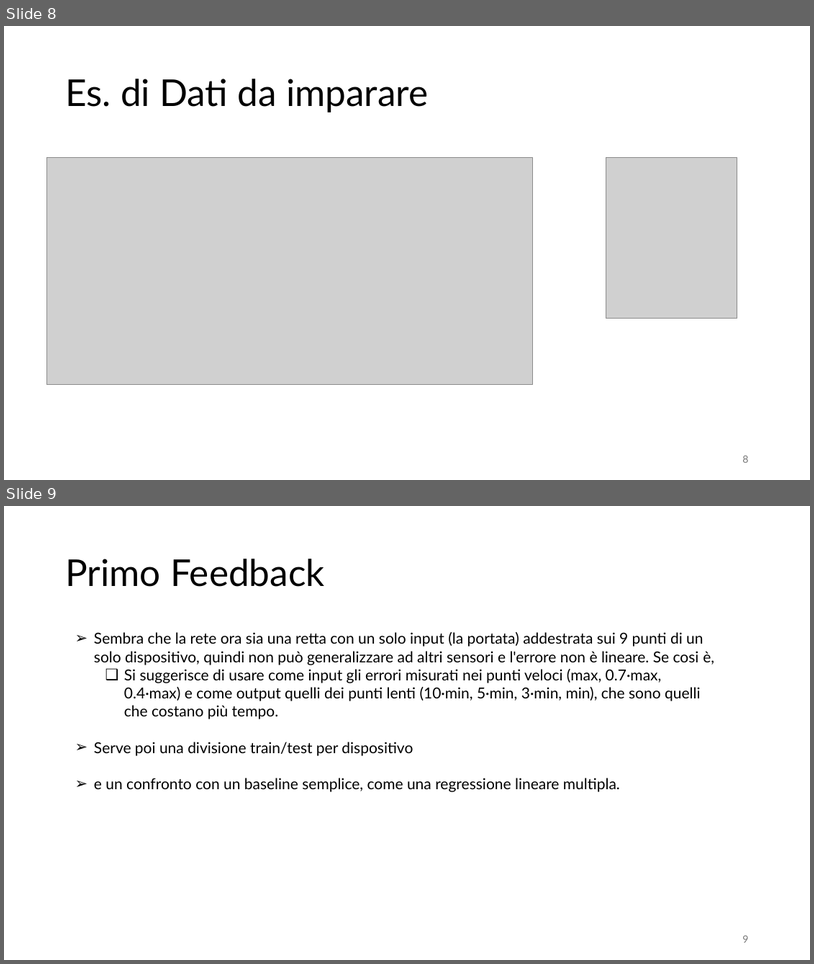
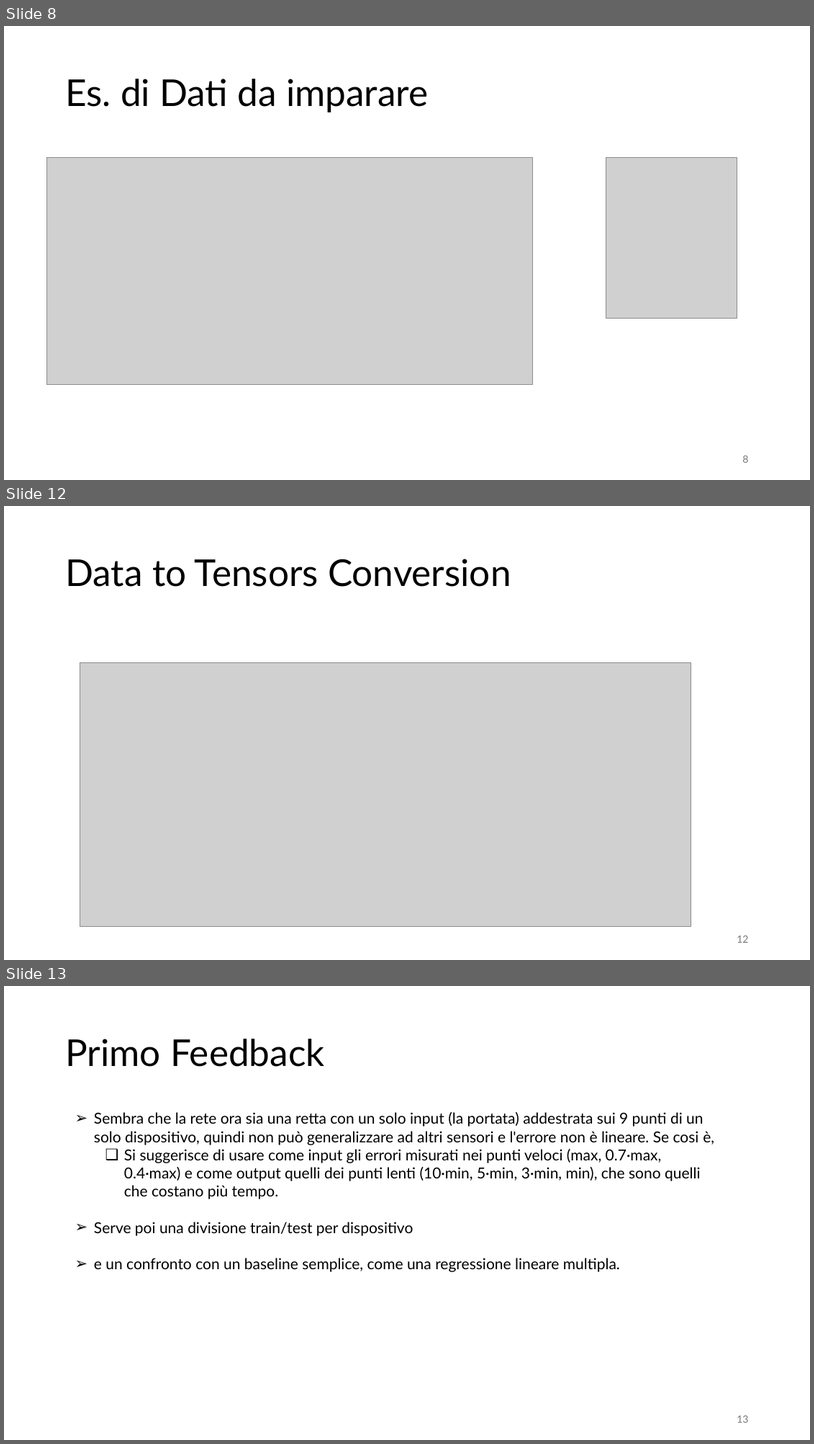
Before and after one commit to dringricciardi/Scuola2026, a slide deck: scuola2026.pptx. Shown one above the other, each under a label of ours: slides 8 and 9 before the commit, slides 8, 12 and 13 after it; the slides between them are not shown. The pictures are 814x964 and 814x1444 pixels, drawn with LibreOffice and Linux fonts; fonts in the diff are those of the drawing; grey boxes stand for pictures. Boxes give left, top, right and bottom in pixels: in the first picture for what was removed or moved away, otherwise in the second. Text is boxed around its words. In the diff, an @@ line names an element or a change of style, - is before the commit and + after.

```diff
--- a/scuola2026.pptx
+++ b/scuola2026.pptx
@@ slide 12 added at [4,506,810,960], background #FFFFFF @@
@@ title added at [65,559,512,587], 44 pt, text #000000 @@
+Data to Tensors Conversion
@@ picture added at [80,663,691,926] @@
@@ page number added at [737,935,748,942], 12 pt, text #797979 @@
+12
@@ what was slide 9 is now slide 13 @@
@@ page number at [737,1415,748,1422]: text changed @@
-9
+13
```
Also in this commit, not shown: 3 other slides added.
